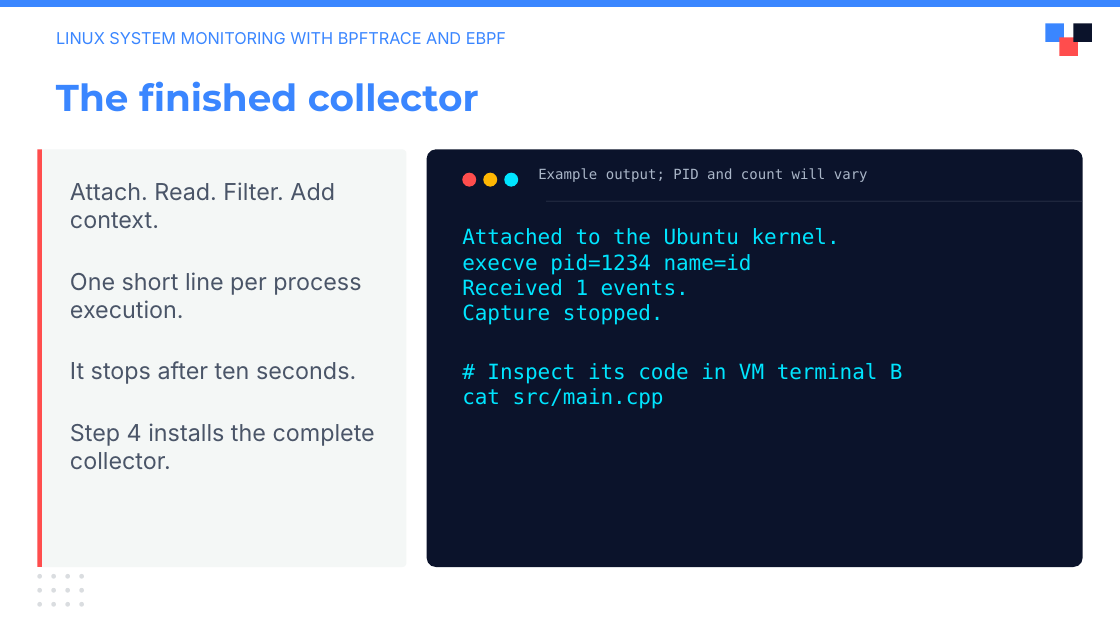
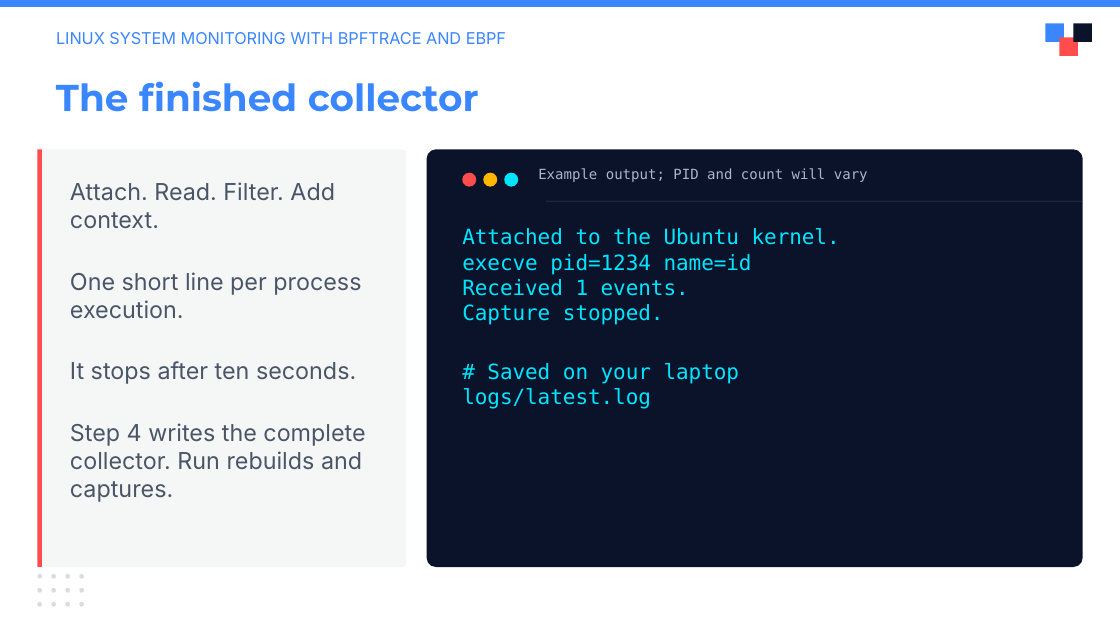
Before and after one commit to julianshalaby-perj/falco-libs-workshop, a slide deck: slide 13 of presentation/falco-libs-intro.pptx. Drawn at 1120x630 pixels with LibreOffice and Linux fonts; fonts in the diff are those of the drawing; background and template pictures are left out. Boxes give left, top, right and bottom in pixels: in the first picture for what was removed or moved away, otherwise in the second. Text is boxed around its words. In the diff, an @@ line names an element or a change of style, - is before the commit and + after.

Commit message:
Show separate rebuild and capture command after each step

```diff
--- a/presentation/falco-libs-intro.pptx
+++ b/presentation/falco-libs-intro.pptx
@@ text at (x1=462, y1=363, x2=740, y2=409): text changed @@
-# Inspect its code in VM terminal B
-cat src/main.cpp
+# Saved on your laptop
+logs/latest.log
@@ text at (x1=70, y1=423, x2=365, y2=502): text changed @@
-Step 4 installs the complete collector.
+Step 4 writes the complete collector. Run rebuilds and captures.
```
Also in this commit, not shown: 9 other slides changed.
